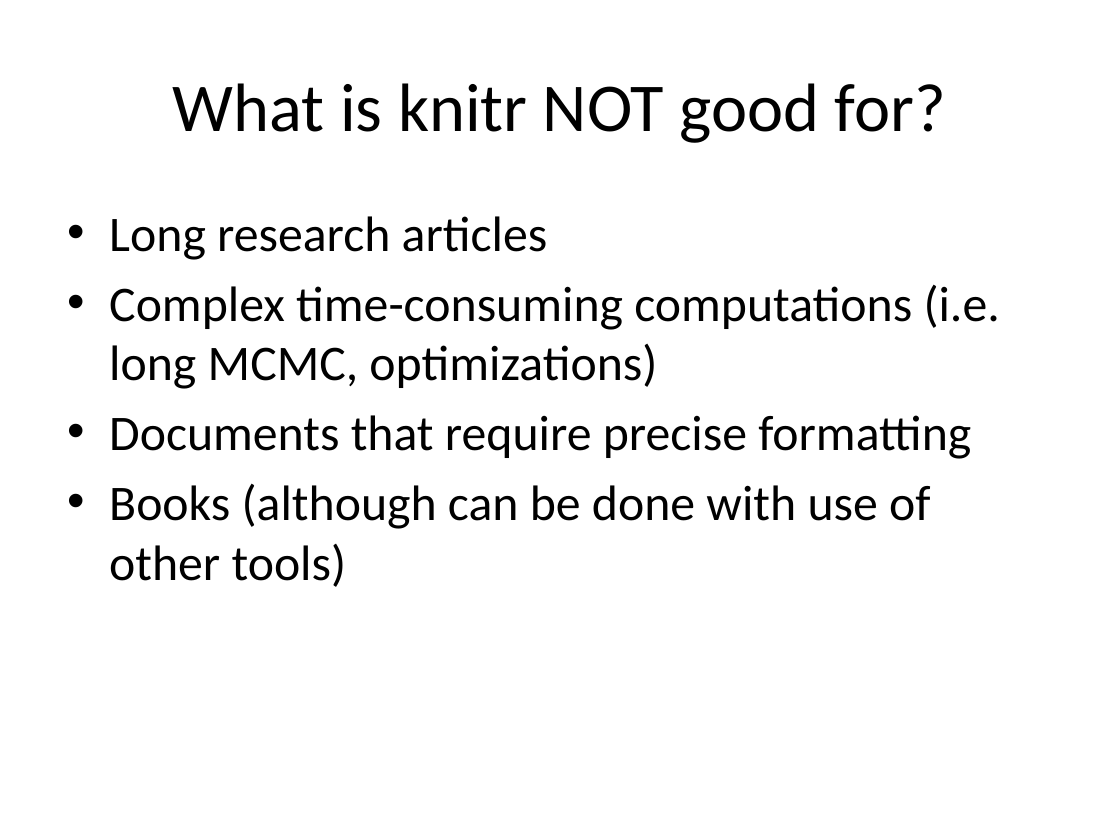
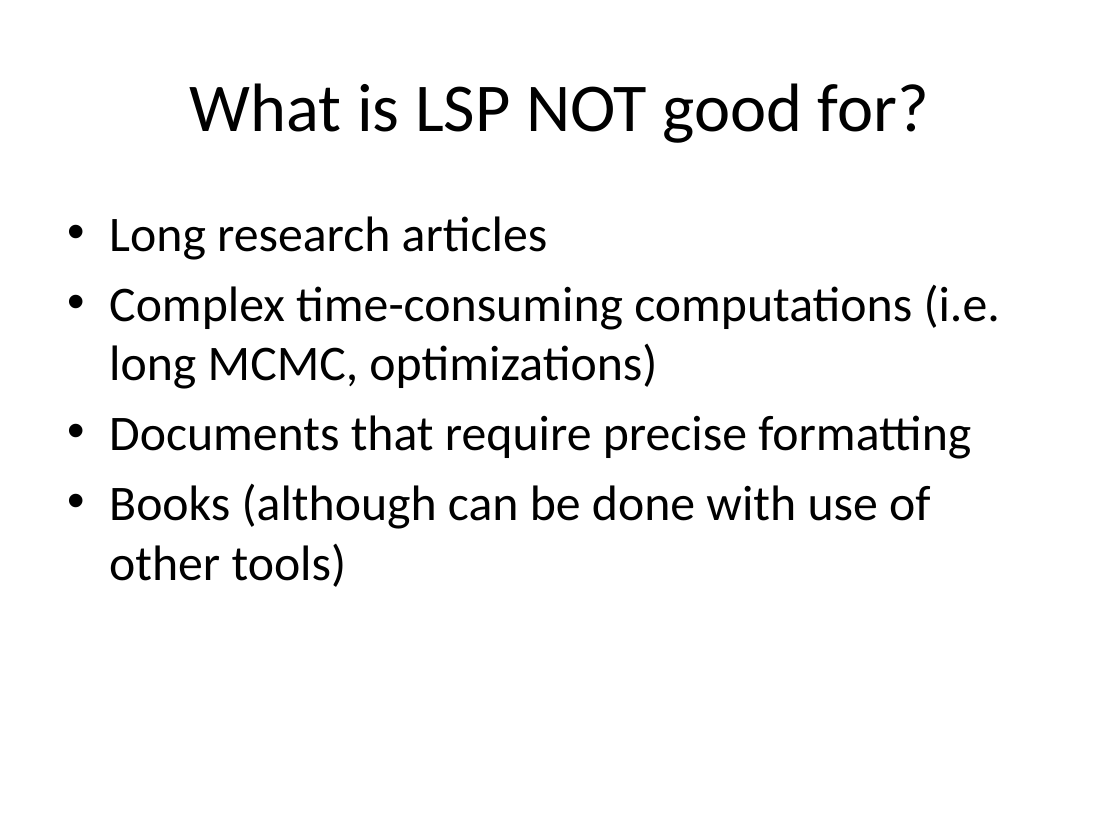
Before and after one commit to rdpeng/Minnesota2013, a slide deck: slide 21 of RR_knitr.pptx (slide 20 before the commit). Drawn at 1120x840 pixels with LibreOffice and Linux fonts; fonts in the diff are those of the drawing. Boxes give left, top, right and bottom in pixels: in the first picture for what was removed or moved away, otherwise in the second. Text is boxed around its words. In the diff, an @@ line names an element or a change of style, - is before the commit and + after.

```diff
--- a/RR_knitr.pptx
+++ b/RR_knitr.pptx
@@ title at (190, 83, 929, 143): text changed @@
-What is knitr NOT good for?
+What is LSP NOT good for?
```
Also in this commit, not shown: 7 other slides changed, 1 slide added, 3 other files.
